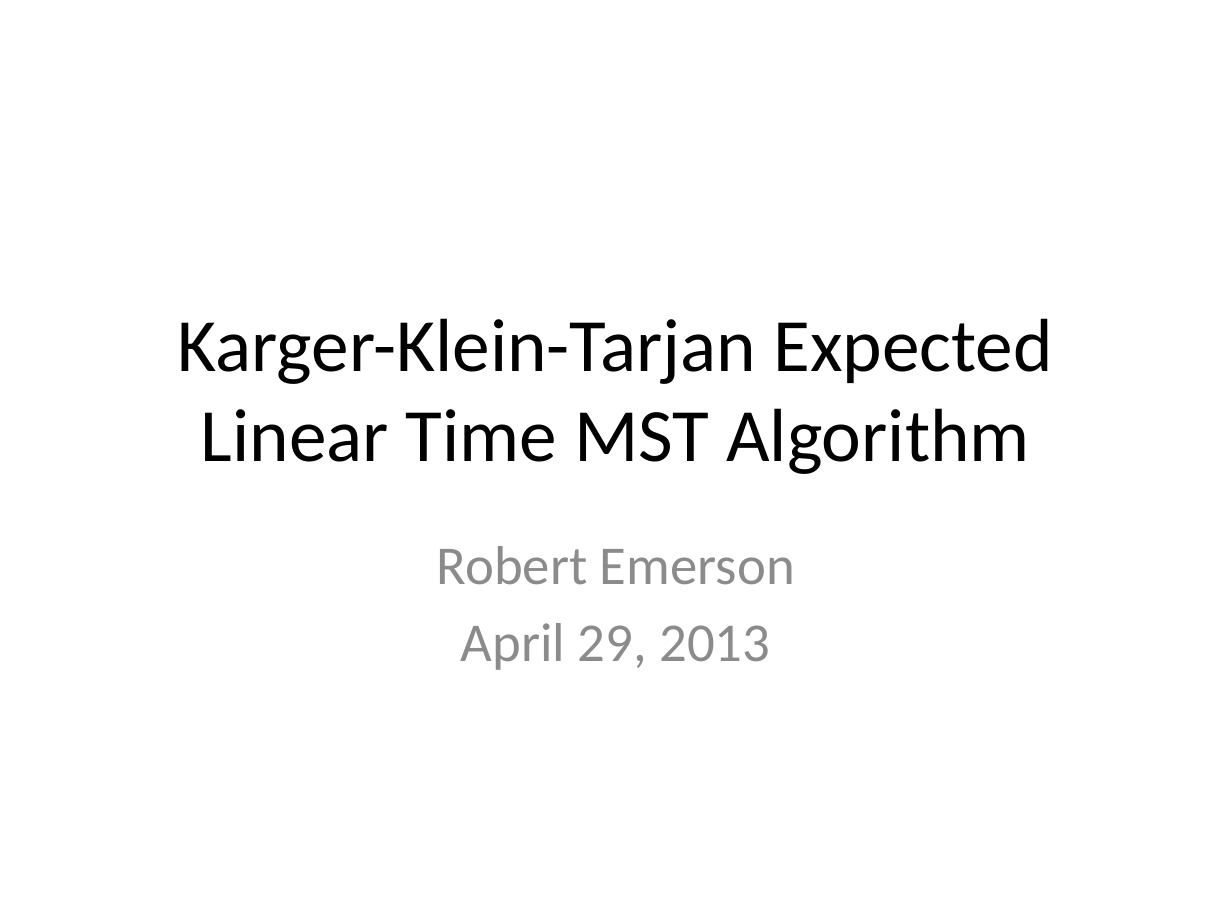
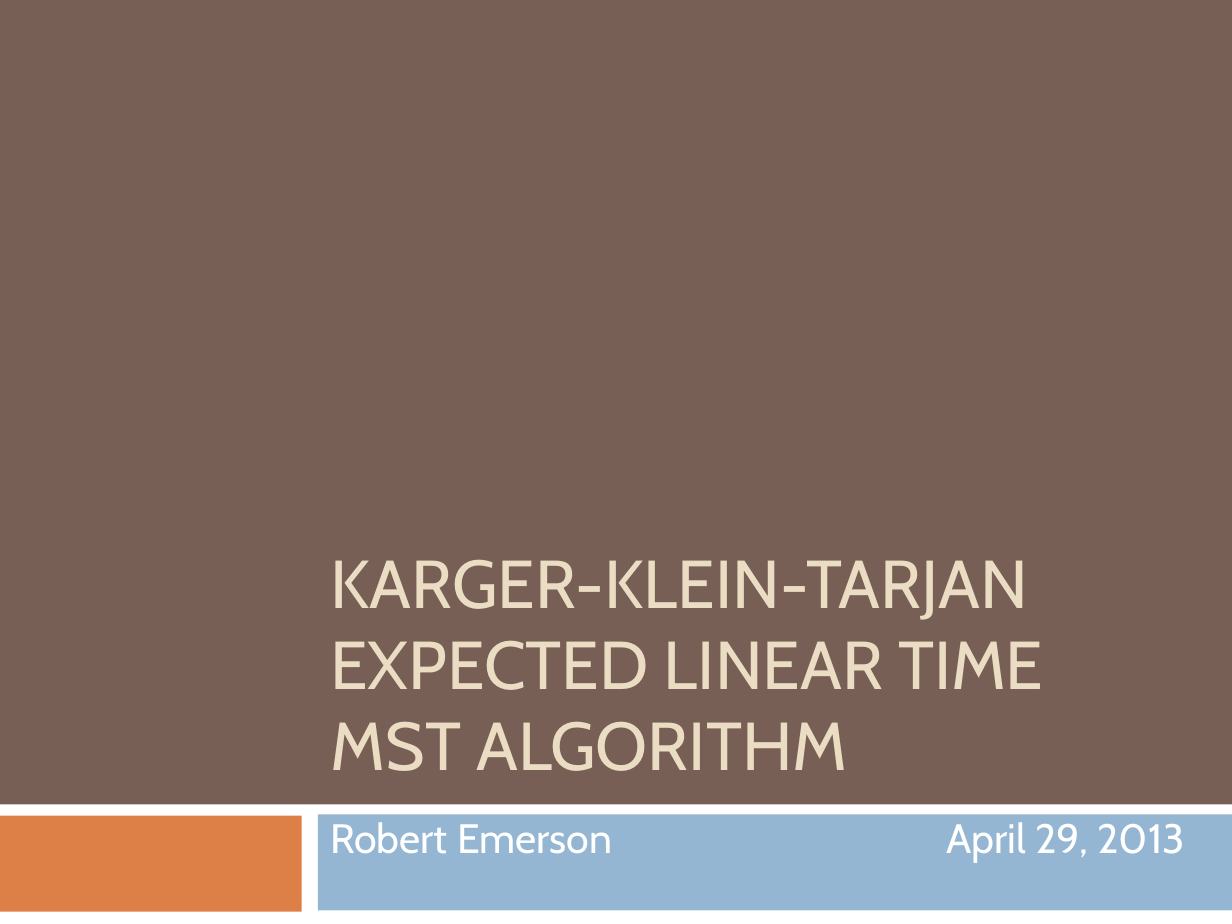
Before and after one commit to Robert-Emerson/6161_final, a slide deck: slide 1 of presentation.pptx. Drawn at 1232x924 pixels with LibreOffice and Linux fonts; fonts in the diff are those of the drawing. Boxes give left, top, right and bottom in pixels: in the first picture for what was removed or moved away, otherwise in the second. Text is boxed around its words. In the diff, an @@ line names an element or a change of style, - is before the commit and + after.

Commit message:
Updated powerpoint

```diff
--- a/presentation.pptx
+++ b/presentation.pptx
@@ background #FFFFFF to #775F55 @@
@@ title "KARGER-KLEIN-TARJAN EXPECTED LINEAR TIME MST ..." at [330, 559, 1043, 771]: vertical alignment middle to bottom @@
@@ title at [330, 559, 1043, 771]: text changed; size 44 to 39.6 pt; font Calibri to Cabin; text colour #000000 to #EBDDC3 @@
-Karger-Klein-Tarjan Expected Linear Time MST Algorithm
+KARGER-KLEIN-TARJAN EXPECTED LINEAR TIME MST ALGORITHM
@@ rectangle added at [0, 804, 1232, 924], fill #FFFFFF @@
@@ rectangle added at [0, 816, 302, 912], fill #DD8047 @@
@@ subtitle "Robert Emerson April 29, 2013" at [330, 822, 1185, 862]: vertical alignment top to middle @@
@@ rectangle added at [318, 814, 1232, 910], fill #94B6D2 @@
@@ subtitle at [330, 822, 1185, 862]: text changed; size 32 to 24.1 pt; font Calibri to Cabin; text colour #8C8C8C to #FFFFFF @@
-Robert Emerson
-April 29, 2013
+Robert Emerson April 29, 2013
```
Also in this commit, not shown: 3 other slides changed, 2 slides added.
